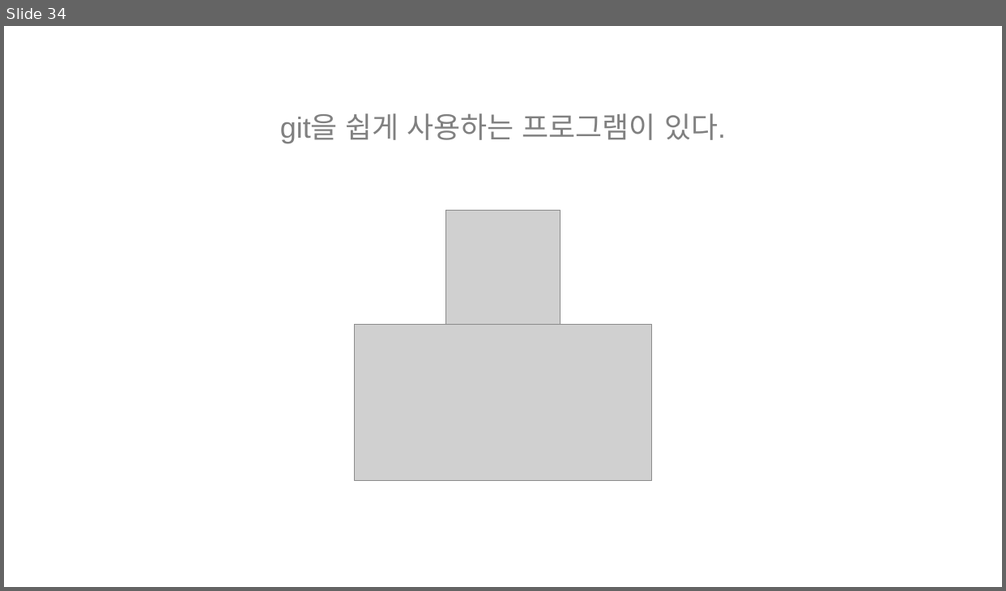
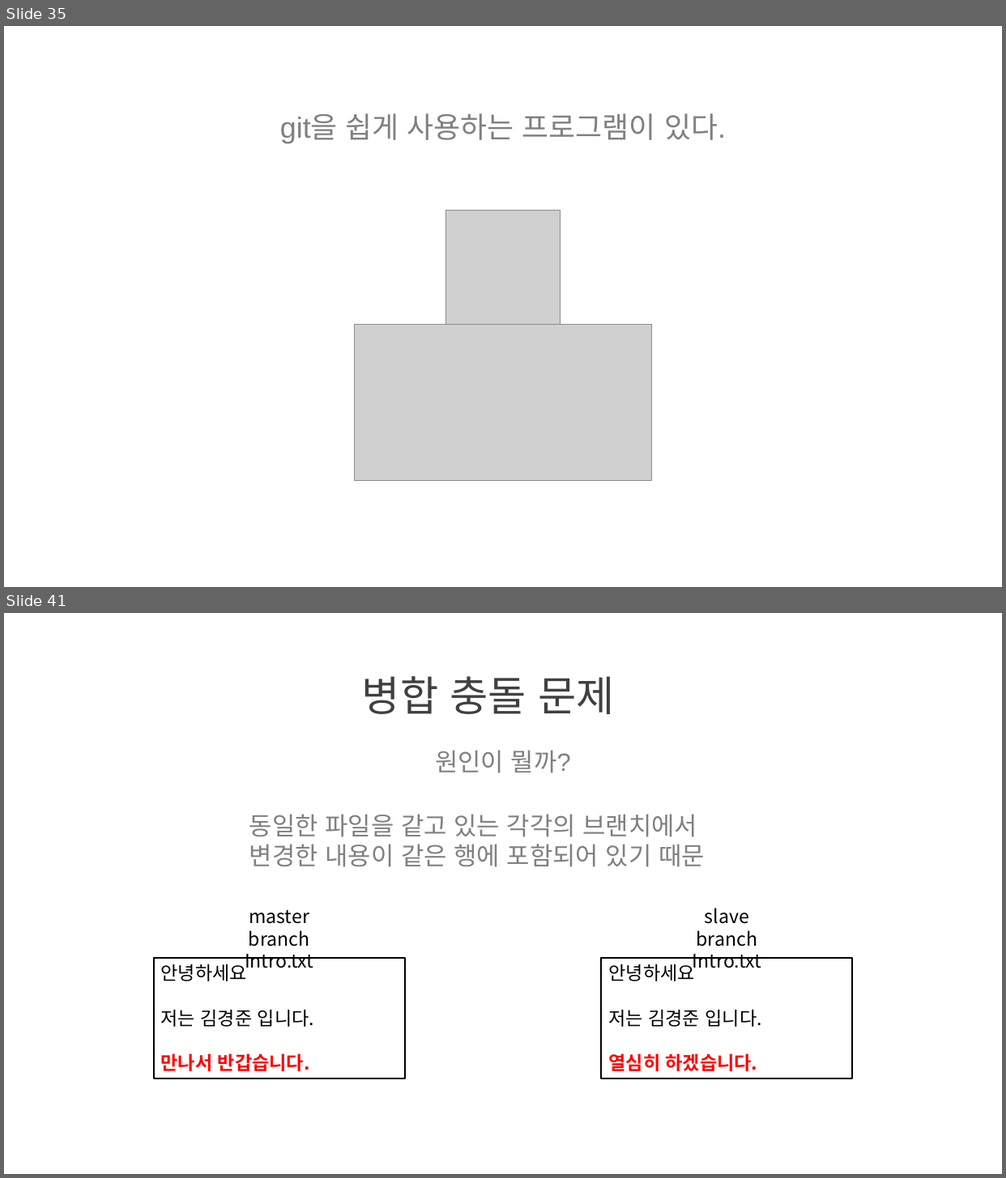
Before and after one commit to juniair/Summary-PPT, a slide deck: git 사용법.pptx. Shown one above the other, each under a label of ours: slide 34 before the commit, slides 35 and 41 after it; the slides between them are not shown. The pictures are 1006x591 and 1006x1178 pixels, drawn with LibreOffice and Linux fonts; fonts in the diff are those of the drawing; grey boxes stand for pictures. Boxes give left, top, right and bottom in pixels: in the first picture for what was removed or moved away, otherwise in the second. Text is boxed around its words. In the diff, an @@ line names an element or a change of style, - is before the commit and + after.

```diff
--- a/git 사용법.pptx
+++ b/git 사용법.pptx
@@ slide 41 added at <box>4,613,1002,1174</box>, background #FFFFFF @@
@@ text added at <box>362,676,614,714</box>, 40 pt, text #404040 @@
+병합 충돌 문제
@@ text added at <box>435,750,571,773</box>, 24 pt, text #808080 @@
+원인이 뭘까?
@@ text added at <box>249,814,705,867</box>, 24 pt, text #808080 @@
+동일한 파일을 같고 있는 각각의 브랜치에서
+변경한 내용이 같은 행에 포함되어 있기 때문
@@ group added at <box>154,908,852,1080</box>: 2 rectangles, 2 texts @@
+안녕하세요
+저는 김경준 입니다.
+만나서 반갑습니다.
+master branch
+Intro.txt
+안녕하세요
+저는 김경준 입니다.
+열심히 하겠습니다.
+slave branch
+Intro.txt
@@ what was slide 34 is now slide 35 @@
```
Also in this commit, not shown: 2 slides changed, 8 other slides added, 1 slide removed.
